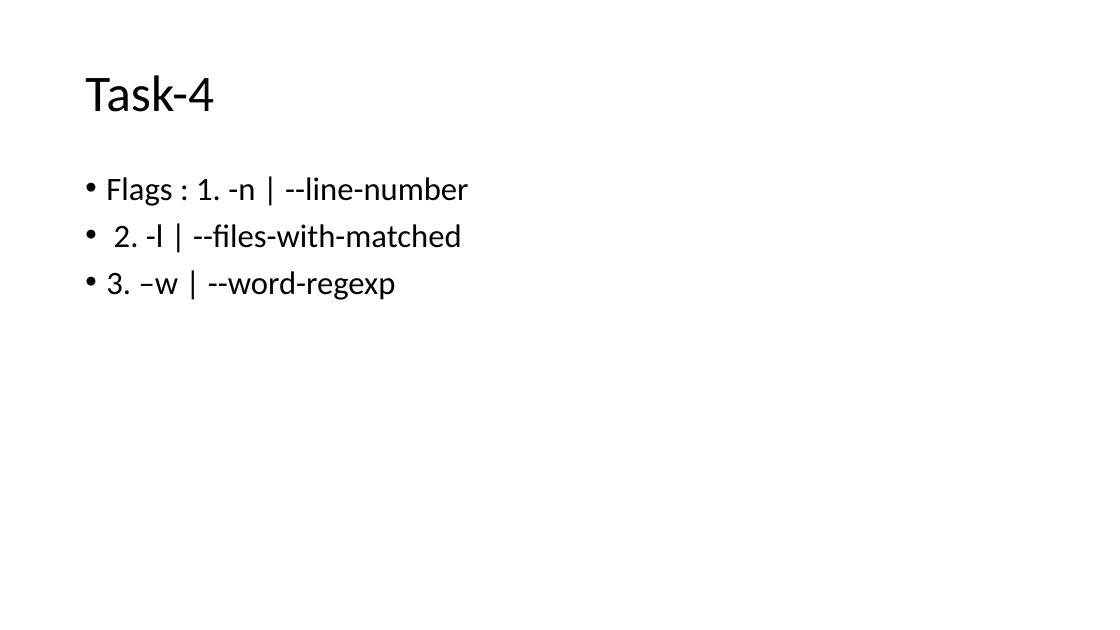
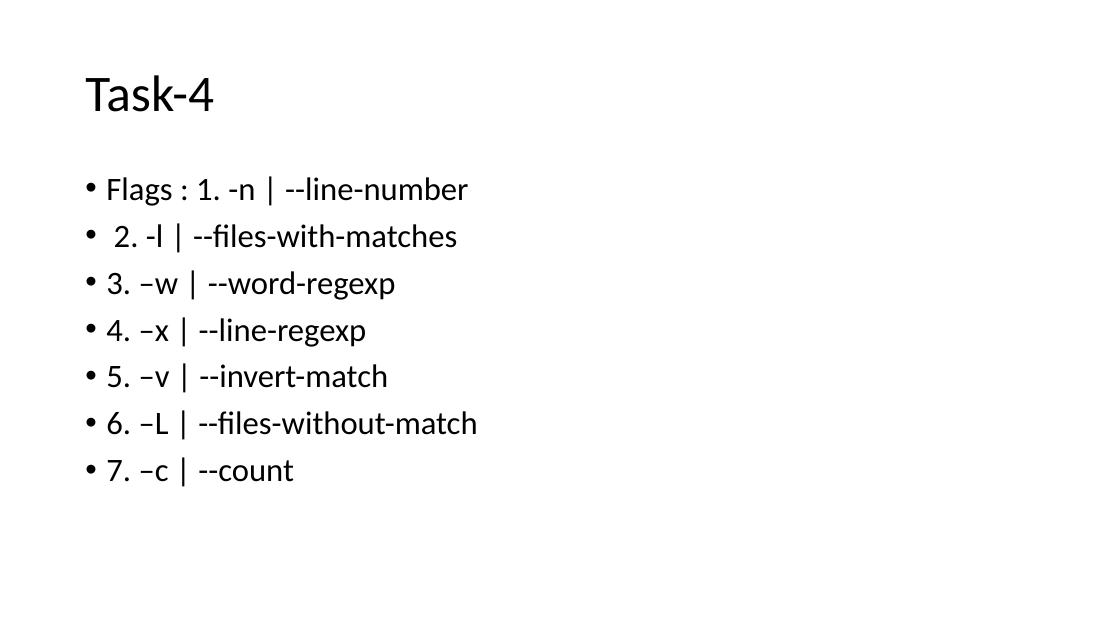
Before and after one commit to vishwesh-pujari/grep, a slide deck: slide 7 of grep.pptx. Drawn at 1120x630 pixels with LibreOffice and Linux fonts; fonts in the diff are those of the drawing. Boxes give left, top, right and bottom in pixels: in the first picture for what was removed or moved away, otherwise in the second. Text is boxed around its words. In the diff, an @@ line names an element or a change of style, - is before the commit and + after.

```diff
--- a/grep.pptx
+++ b/grep.pptx
@@ text at (114, 224, 457, 248): text changed @@
-• 2. -l | --files-with-matched
+• 2. -l | --files-with-matches
@@ text at (106, 318, 477, 482): paragraphs added @@
+• 4. –x | --line-regexp
+• 5. –v | --invert-match
+• 6. –L | --files-without-match
+• 7. –c | --count
```
Also in this commit, not shown: 21 other files.
